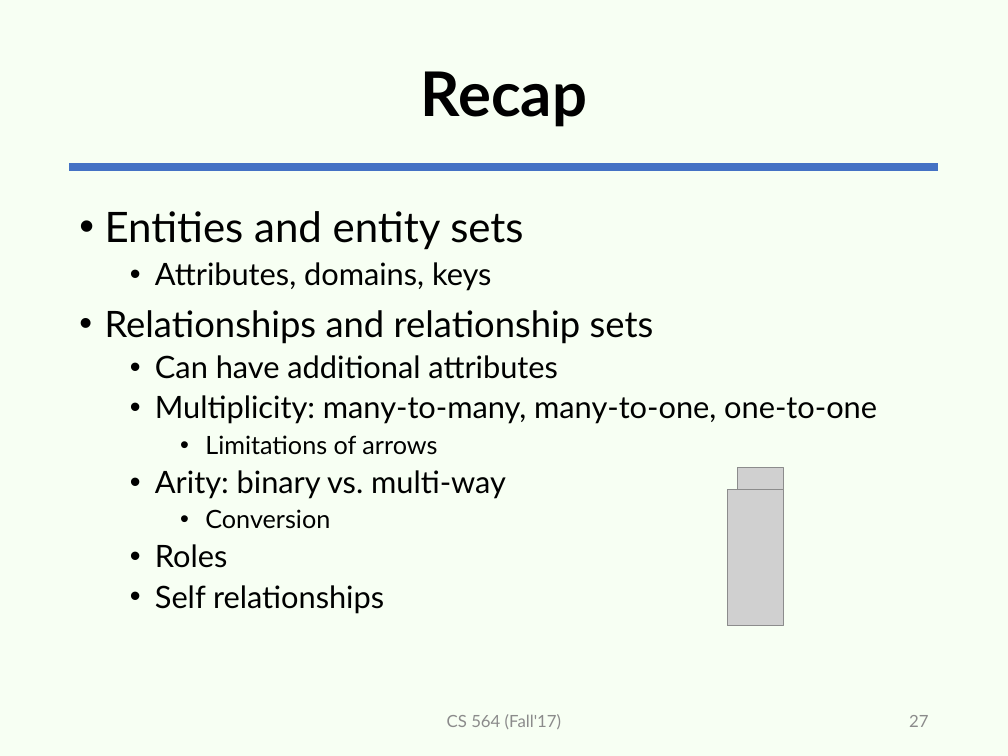
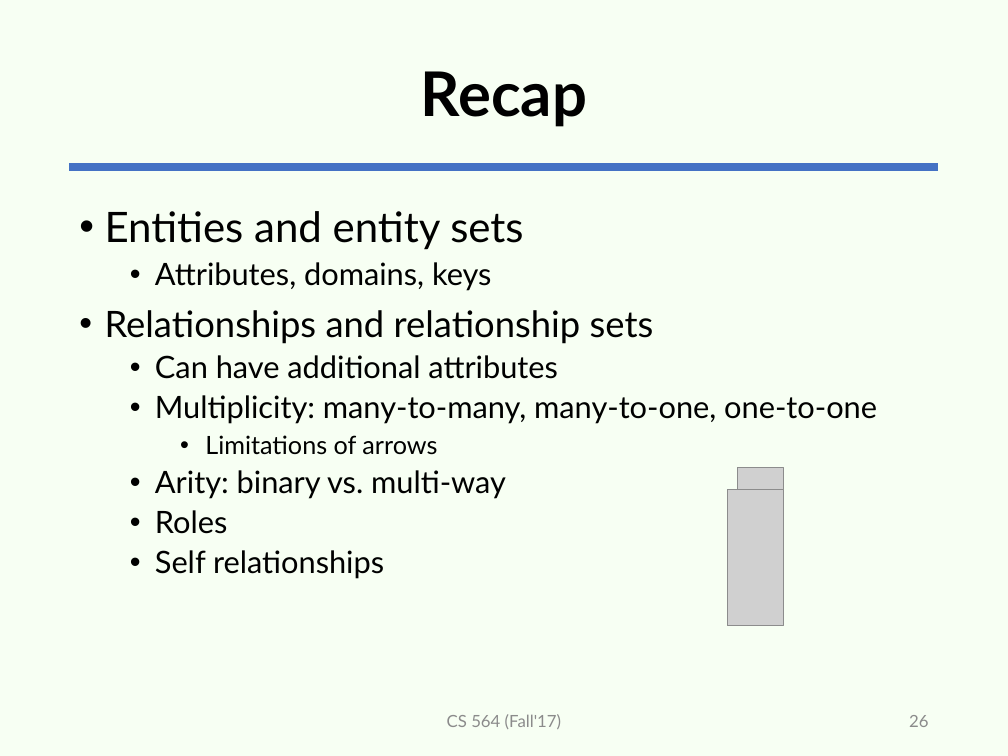
Before and after one commit to adelaneh/adelaneh.github.io, a slide deck: slide 26 of cs564_fall17/slides/lecture2-ER.pptx (slide 27 before the commit). Drawn at 1008x756 pixels with LibreOffice and Linux fonts; fonts in the diff are those of the drawing; grey boxes stand for pictures. Boxes give left, top, right and bottom in pixels: in the first picture for what was removed or moved away, otherwise in the second. Text is boxed around its words. In the diff, an @@ line names an element or a change of style, - is before the commit and + after.

Commit message:
Commit before class.

```diff
--- a/cs564_fall17/slides/lecture2-ER.pptx
+++ b/cs564_fall17/slides/lecture2-ER.pptx
@@ text at box(205, 509, 330, 529): paragraph removed @@
-    • Conversion
@@ page number at box(909, 715, 928, 727): text changed @@
-27
+26
```
